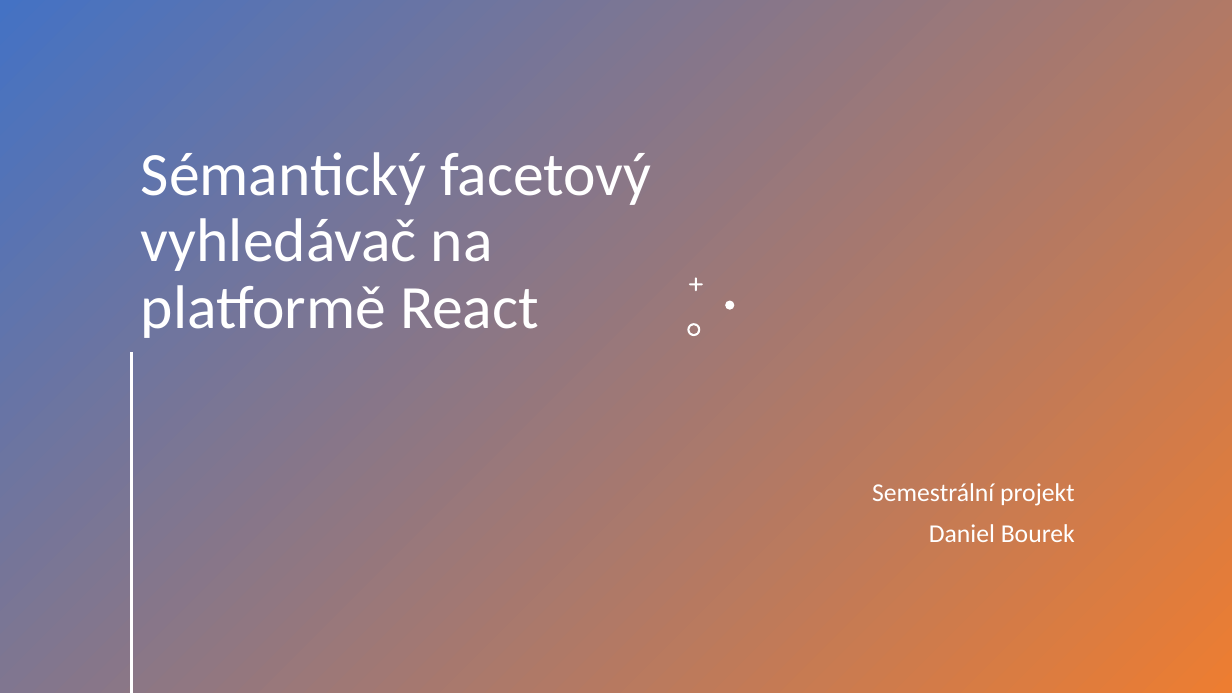
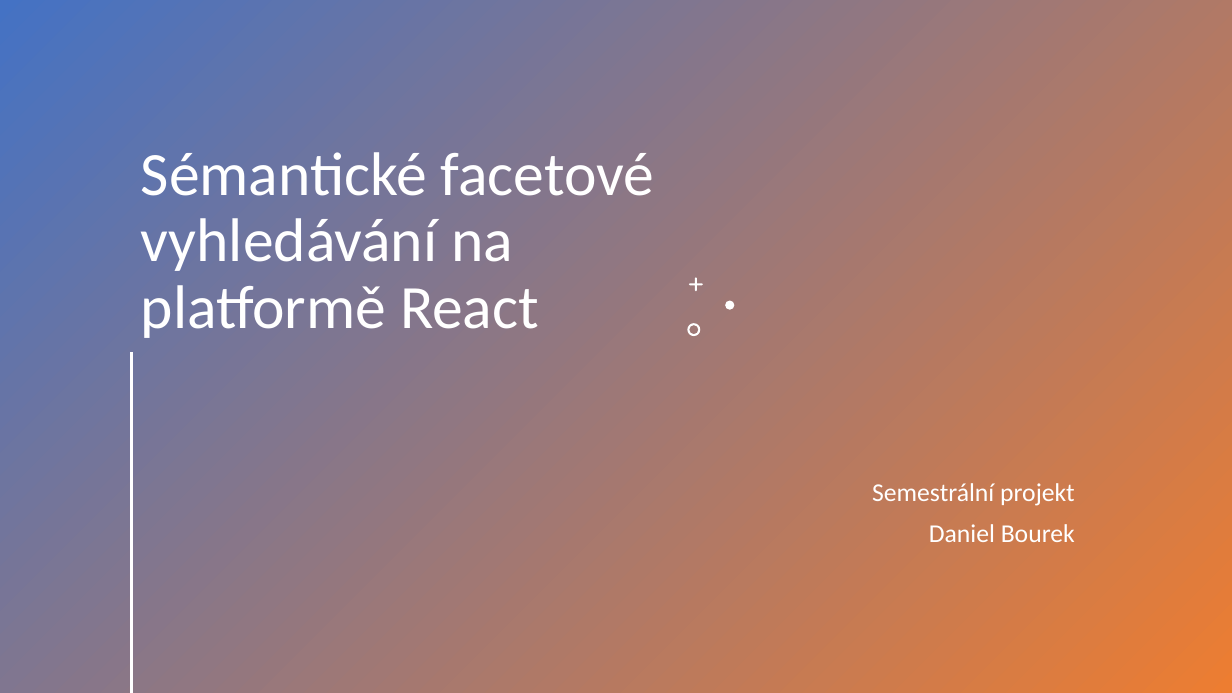
Before and after one commit to bouredan/sfs-docs, a slide deck: slide 1 of obhajoba_prezentace.pptx. Drawn at 1232x693 pixels with LibreOffice and Linux fonts; fonts in the diff are those of the drawing. Boxes give left, top, right and bottom in pixels: in the first picture for what was removed or moved away, otherwise in the second. Text is boxed around its words. In the diff, an @@ line names an element or a change of style, - is before the commit and + after.

Commit message:
fix prezentace title

```diff
--- a/obhajoba_prezentace.pptx
+++ b/obhajoba_prezentace.pptx
@@ title at [141, 152, 654, 338]: text changed @@
-Sémantický facetový vyhledávač na platformě React
+Sémantické facetové vyhledávání na platformě React
```
